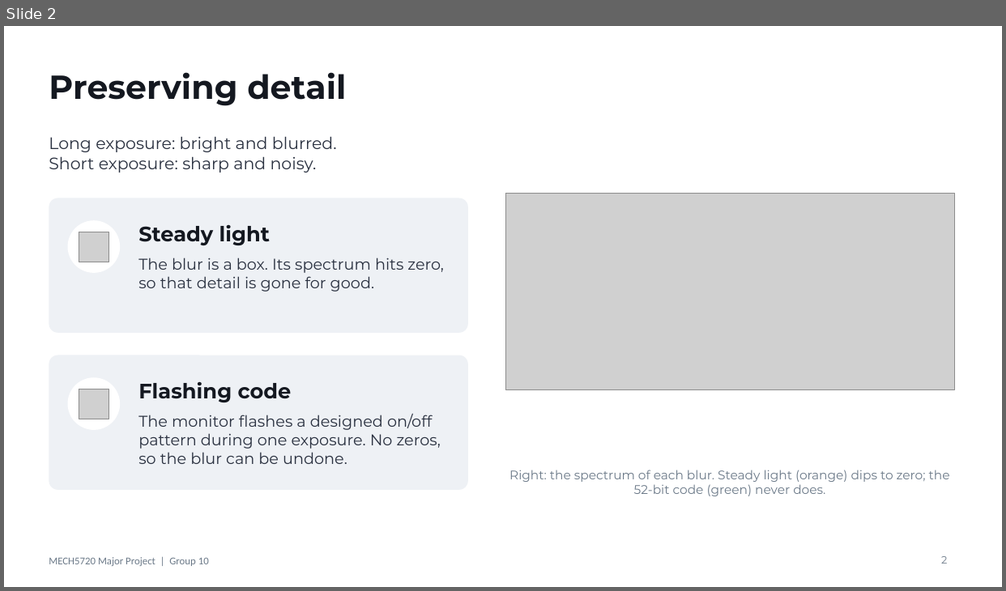
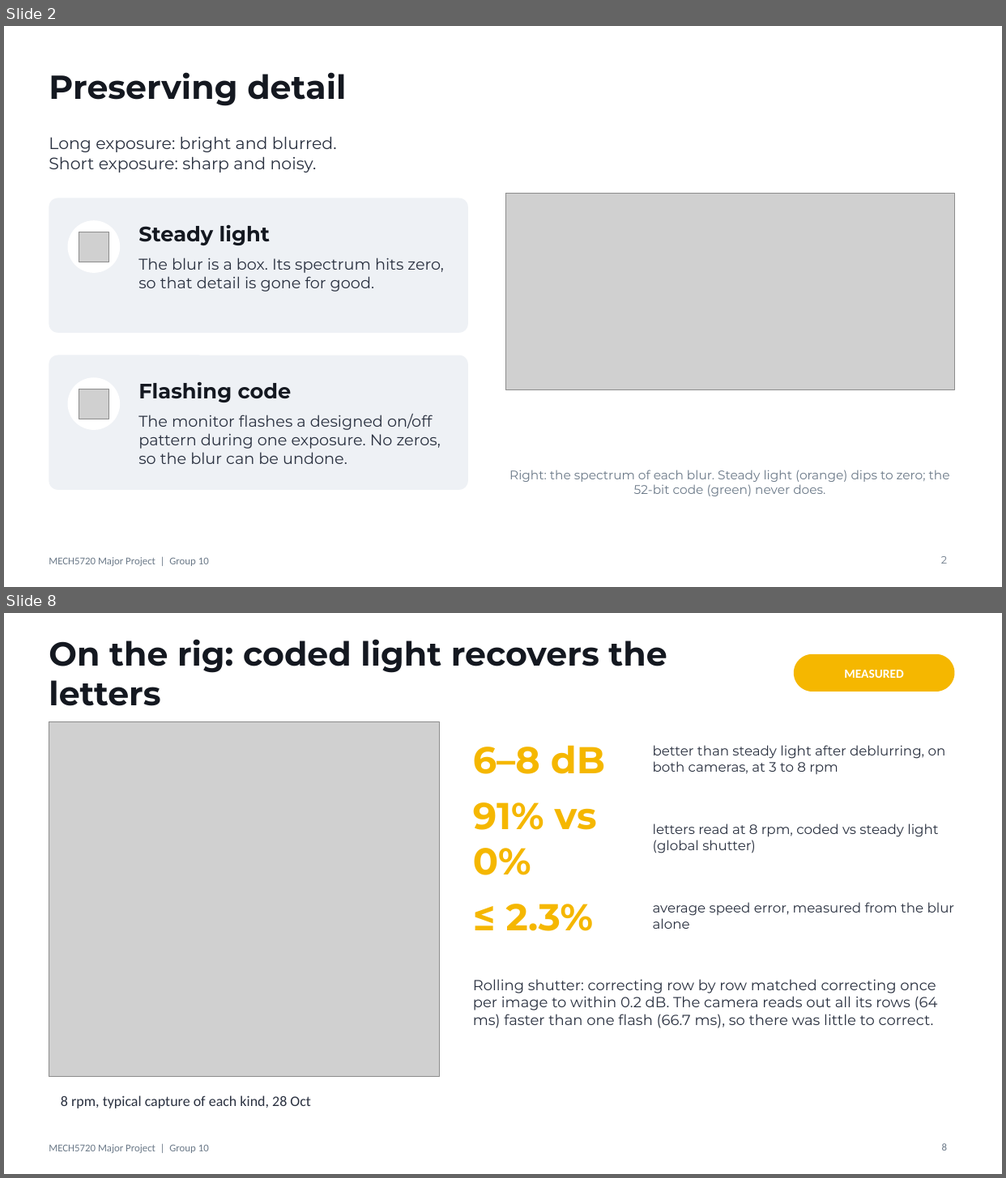
Before and after one commit to chung-811/MECH5720-Major-Project, a slide deck: presentation/MECH5720-lightning-talk.pptx. Shown one above the other, each under a label of ours: slide 2 before the commit, slides 2 and 8 after it; the slides between them are not shown. The pictures are 1006x591 and 1006x1178 pixels, drawn with LibreOffice and Linux fonts; fonts in the diff are those of the drawing; grey boxes stand for pictures. Boxes give left, top, right and bottom in pixels: in the first picture for what was removed or moved away, otherwise in the second. Text is boxed around its words. In the diff, an @@ line names an element or a change of style, - is before the commit and + after.

Commit message:
presentation: replace the lightning talk with the deck we presented

```diff
--- a/presentation/MECH5720-lightning-talk.pptx
+++ b/presentation/MECH5720-lightning-talk.pptx
@@ slide 8 added at box(4, 613, 1002, 1174), background #FFFFFF; not listed: 1 template element that a slide beside it also shows @@
@@ title added at box(49, 639, 667, 706), 32 pt, text #141820, bold @@
+On the rig: coded light recovers the letters
@@ rounded rectangle added at box(794, 654, 955, 692), fill #F5B700 @@
@@ text added at box(844, 670, 903, 678), 12 pt, text #FFFFFF, bold @@
+MEASURED
@@ picture added at box(49, 722, 439, 1077) @@
@@ text added at box(473, 745, 605, 774), 36 pt, text #F5B700, bold @@
+6–8 dB
@@ text added at box(653, 745, 946, 774), 13 pt, text #2A3140 @@
+better than steady light after deblurring, on both cameras, at 3 to 8 rpm
@@ text added at box(473, 803, 597, 875), 36 pt, text #F5B700, bold @@
+91% vs 0%
@@ text added at box(653, 824, 938, 854), 13 pt, text #2A3140 @@
+letters read at 8 rpm, coded vs steady light (global shutter)
@@ text added at box(506, 904, 594, 931), 36 pt, text #F5B700, bold @@
+≤ 2.3%
@@ text added at box(653, 902, 955, 929), 13 pt, text #2A3140 @@
+average speed error, measured from the blur alone
@@ text added at box(473, 979, 938, 1029), 14 pt, text #2A3140 @@
+Rolling shutter: correcting row by row matched correcting once per image to within 0.2 dB. The camera reads out all its rows (64 ms) faster than one flash (66.7 ms), so there was little to correct.
@@ text added at box(61, 1096, 310, 1109), 14 pt, text #2A3140 @@
+8 rpm, typical capture of each kind, 28 Oct
@@ page number added at box(942, 1144, 947, 1151), 10 pt, text #6C7A89 @@
+8
```
Also in this commit, not shown: 3 slides changed, 4 other slides added, 2 slides removed.
